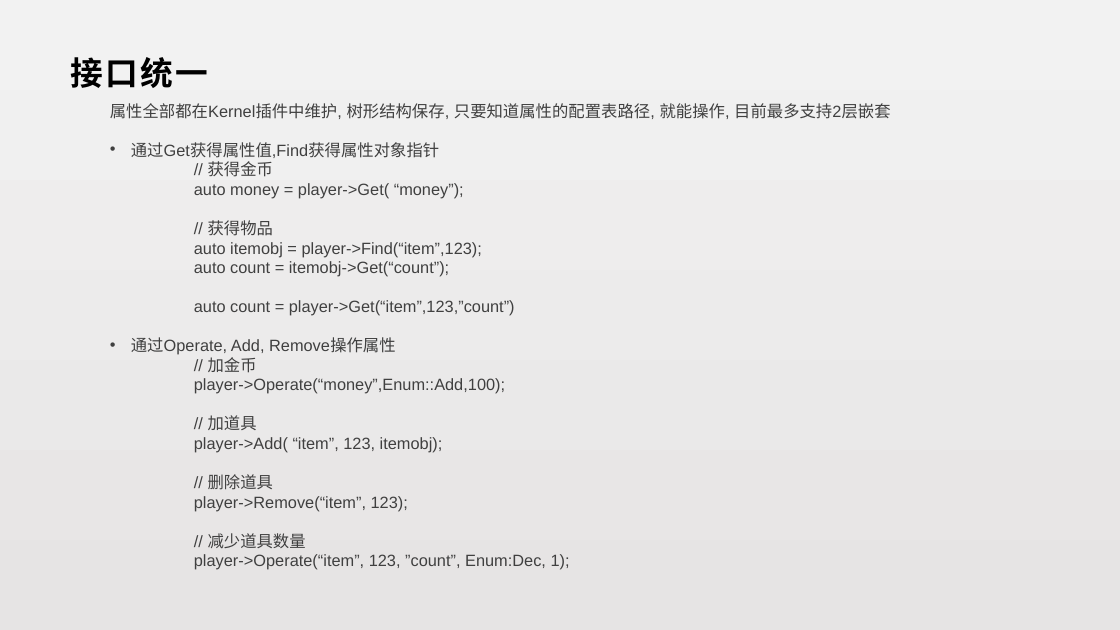
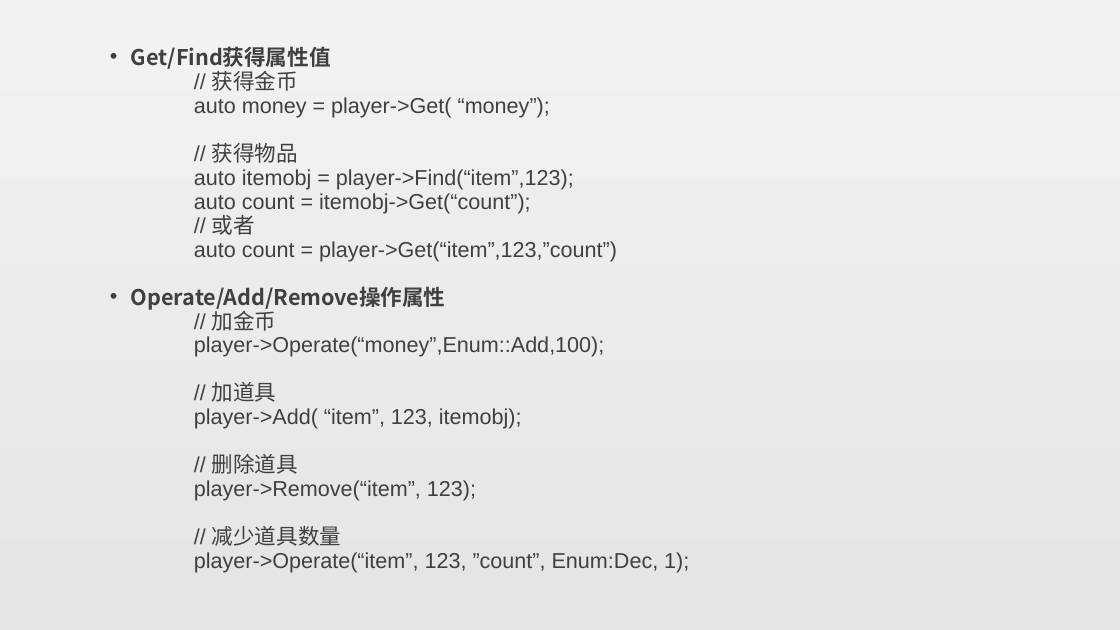
Before and after one commit to lori227/KFrame, a slide deck: slide 23 of _doc/KFrame.pptx (slide 22 before the commit). Drawn at 1120x630 pixels with LibreOffice and Linux fonts; fonts in the diff are those of the drawing. Boxes give left, top, right and bottom in pixels: in the first picture for what was removed or moved away, otherwise in the second. Text is boxed around its words. In the diff, an @@ line names an element or a change of style, - is before the commit and + after.

```diff
--- a/_doc/KFrame.pptx
+++ b/_doc/KFrame.pptx
@@ text "Get/Find获得属性值": place and size @@
-text "Get/Find获得属性值" at (110, 103, 890, 570)
+text "Get/Find获得属性值" at (131, 46, 689, 573)
@@ text removed at (71, 57, 208, 88) @@
-接口统一
@@ text at (131, 46, 331, 69): text changed; size 14 to 18.5 pt; font Arial to Noto Sans CJK SC; bold on @@
-  属性全部都在Kernel插件中维护, 树形结构保存, 只要知道属性的配置表路径, 就能操作, 目前最多支持2层嵌套
-  • 通过Get获得属性值,Find获得属性对象指针
+  • Get/Find获得属性值
@@ text at (194, 71, 689, 573): size 14 to 18.5 pt in "// 获得金币", "auto money = player->Get( “money”);", "// 获得物品", "auto itemobj = player->Find(“item”,123);" and 10 more places @@
@@ text at (212, 215, 255, 235): paragraph added @@
+  // 或者
@@ text at (131, 286, 446, 310): text changed; size 14 to 18.5 pt; font Arial to Noto Sans CJK SC; bold on @@
-  • 通过Operate, Add, Remove操作属性
+  • Operate/Add/Remove操作属性
```
Also in this commit, not shown: 5 other slides changed, 7 slides added, 2 slides removed, 1 other file.
